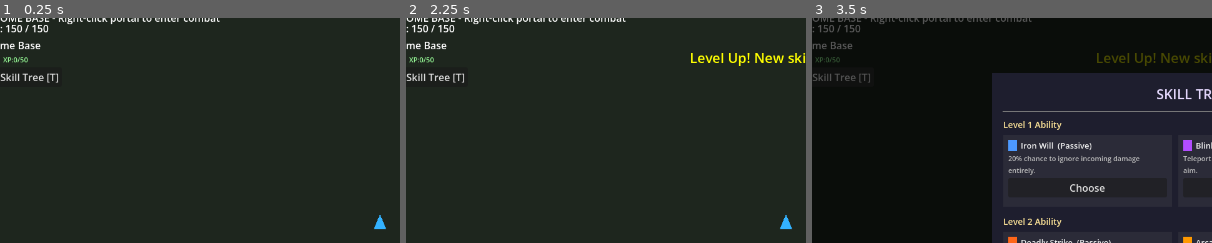
Above: before the commit, frames 1-3 (left to right).
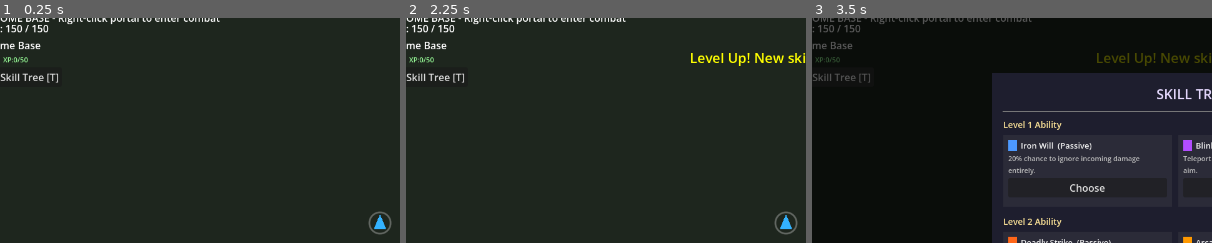
Above: after the commit, the same moments.

Repository: Odin94/Voidcraft
Game: Godot game, scene res://scenes/main/main.tscn
The game is run twice, just before and just after one commit, with the same random seed, the same clock (stepped at 60 frames per second) and the same inputs.
Inputs:
- Up to frame 1 (0.25 s): no input
- Up to frame 2 (2.25 s): click "+200 Crystal" at 0.5 s; click "+200 Metal" at 1.25 s; click "+50 XP" at 2 s
- Up to frame 3 (3.5 s): click "★ Skill Tree [T]" at 2.75 s
The pictures show only the part of the screen within x 2-52%, y 4-54%; the shares and areas given below are measured in that part.

The runs differ from the first frame. In frame 1, 0.1% of the frame differs, in the area x 92-98%, y 85-97%; in frame 2, 0.1%; in frame 3, nothing differs.

Commit message:
Add independent camera that can be moved with arrow keys or middle mouse button

Diff:
--- a/scenes/buildings/building_base.gd
+++ b/scenes/buildings/building_base.gd
@@ -6,15 +6,15 @@
 var building_data: BuildingData
 var level: int = 1
 var _label: Label
-var _selection_border: ColorRect
+var _selection_circle: Node2D = null
 
 func _ready() -> void:
 	add_to_group("buildings")
 	EventBus.entity_selected.connect(_on_entity_selected)
 
 func _on_entity_selected(entity: Node2D) -> void:
-	if is_instance_valid(_selection_border):
-		_selection_border.visible = (entity == self)
+	if is_instance_valid(_selection_circle):
+		_selection_circle.visible = (entity == self)
 
 ## Called by the player's input router when this building is selected.
 ## Extend here to add building-specific interactions (e.g. rally points).
@@ -26,15 +26,13 @@
 	level = 1
 	collision_layer = 32  # Layer 6 (Building)
 	collision_mask = 0
-	# Selection border — rendered first so it sits behind the building visual.
-	var border_size := Vector2(data.size) * 32 + Vector2(6, 6)
-	_selection_border = ColorRect.new()
-	_selection_border.size = border_size
-	_selection_border.position = -border_size / 2
-	_selection_border.color = Color(1.0, 0.9, 0.1, 1.0)
-	_selection_border.visible = false
-	_selection_border.mouse_filter = Control.MOUSE_FILTER_IGNORE
-	add_child(_selection_border)
+	# Selection circle — drawn behind the building visual.
+	var half := Vector2(data.size) * 32.0 / 2.0
+	var sel_radius := maxf(half.x, half.y) + 6.0
+	_selection_circle = preload("res://scenes/ui/selection_circle.gd").new()
+	_selection_circle.radius = sel_radius
+	_selection_circle.visible = false
+	add_child(_selection_circle)
 	var visual := ColorRect.new()
 	visual.size = Vector2(data.size) * 32
 	visual.position = -visual.size / 2
--- a/scenes/main/main.gd
+++ b/scenes/main/main.gd
@@ -8,12 +8,18 @@
 @onready var combat_results: CanvasLayer = $UILayer/CombatResults
 @onready var building_menu: CanvasLayer = $UILayer/BuildingMenu
 
+const CAMERA_PAN_SPEED := 350.0
+
+var _is_panning: bool = false
+
 func _ready() -> void:
 	get_viewport().physics_object_picking = true
 	GameManager.setup(map_container, player)
 	SkillTree.setup(player)
 	hud.set_player(player)
 	building_menu.set_player(player)
+	# Start camera centred on player
+	camera.global_position = player.global_position
 	# Load home base
 	var home_scene := load("res://scenes/maps/home_base.tscn") as PackedScene
 	var home := home_scene.instantiate()
@@ -21,5 +27,18 @@
 	# Building menu is visible on home base from the start
 	building_menu.panel.visible = true
 
-func _process(_delta: float) -> void:
-	camera.global_position = player.global_position
+func _unhandled_input(event: InputEvent) -> void:
+	if event is InputEventMouseButton and event.button_index == MOUSE_BUTTON_MIDDLE:
+		_is_panning = event.pressed
+		get_viewport().set_input_as_handled()
+	elif event is InputEventMouseMotion and _is_panning:
+		camera.global_position -= event.relative  # inverted: mouse right → camera left
+		get_viewport().set_input_as_handled()
+
+func _process(delta: float) -> void:
+	var key_dir := Vector2.ZERO
+	if Input.is_key_pressed(KEY_LEFT):  key_dir.x -= 1.0
+	if Input.is_key_pressed(KEY_RIGHT): key_dir.x += 1.0
+	if Input.is_key_pressed(KEY_UP):    key_dir.y -= 1.0
+	if Input.is_key_pressed(KEY_DOWN):  key_dir.y += 1.0
+	camera.global_position += key_dir * CAMERA_PAN_SPEED * delta
--- a/scenes/player/player.gd
+++ b/scenes/player/player.gd
@@ -47,7 +47,10 @@
 	_move_indicator.setup(self)
 	get_tree().current_scene.add_child.call_deferred(_move_indicator)
 	input_handler.setup(self, combat, building)
-	EventBus.entity_selected.connect(func(e): _is_selected = (e == self))
+	EventBus.entity_selected.connect(func(e):
+		_is_selected = (e == self)
+		queue_redraw()
+	)
 	_target_indicator = TargetIndicator.new(self)
 	add_child(_target_indicator)
 	EventBus.entity_selected.emit(self)
@@ -211,6 +214,10 @@
 		_range_indicator.queue_free()
 	_range_indicator = null
 
+func _draw() -> void:
+	if _is_selected:
+		draw_arc(Vector2.ZERO, 17.0, 0.0, TAU, 48, Color(1.0, 1.0, 1.0, 0.30), 1.5, true)
+
 func face_direction(dir: Vector2) -> void:
 	if dir.length() > 0.1:
 		sprite.rotation = dir.angle() + PI / 2
--- /dev/null
+++ b/scenes/ui/selection_circle.gd
@@ -0,0 +1,8 @@
+extends Node2D
+## Thin arc drawn around a selected entity. Set radius and call queue_redraw().
+
+var radius: float = 20.0
+var color: Color = Color(1.0, 1.0, 1.0, 0.30)
+
+func _draw() -> void:
+	draw_arc(Vector2.ZERO, radius, 0.0, TAU, 64, color, 1.5, true)
Not shown, added: scenes/ui/selection_circle.gd.uid
